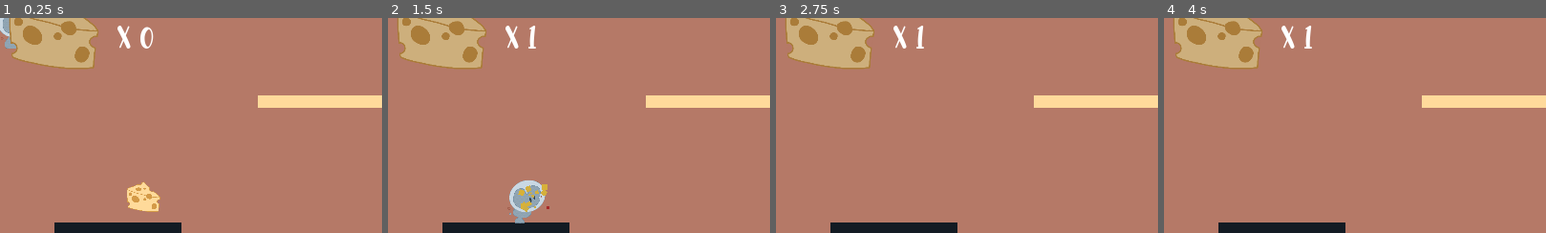
Above: before the commit, frames 1-4 (left to right).
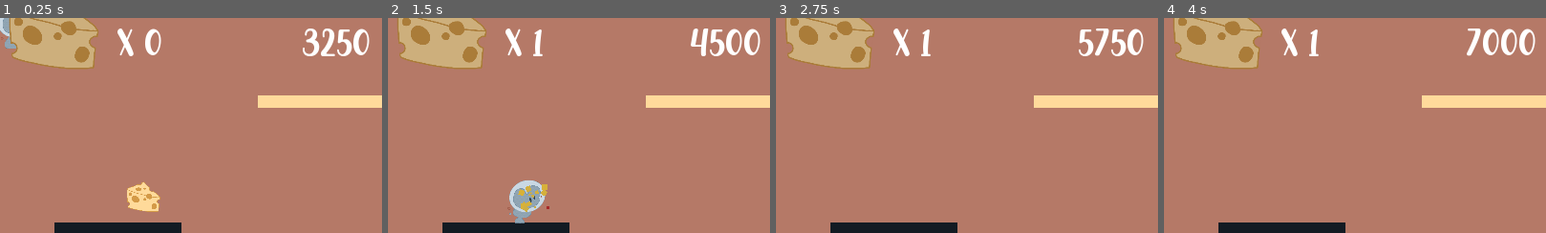
Above: after the commit, the same moments.

Repository: mightyminebuster/Github-GameOff-2020
Game: Godot game, scene res://Rooms/Demo1.tscn
The game is run twice, just before and just after one commit, with the same random seed, the same clock (stepped at 60 frames per second) and the same inputs.
Inputs (mouse positions are % of the whole screen's width and height, from its top left):
- Up to frame 1 (0.25 s): no input
- Up to frame 2 (1.5 s): move the mouse to (72, 45) at 0.52 s; hold D (move_right) from 0.53 s (still down); click (72, 45) at 0.6 s; tap Space (jump) at 0.77 s; move the mouse to (30, 55) at 1.27 s; click (30, 55) at 1.35 s
- Up to frame 3 (2.75 s): tap Space (jump) at 1.52 s; move the mouse to (60, 28) at 2.02 s; release D (move_right) at 2.03 s; hold A (move_left) from 2.03 s (still down); click (60, 28) at 2.1 s
- Up to frame 4 (4 s): move the mouse to (45, 70) at 2.77 s; release A (move_left) at 2.78 s; hold D (move_right) from 2.78 s (still down); click (45, 70) at 2.85 s; tap Space (jump) at 3.02, 3.77 s; move the mouse to (80, 65) at 3.52 s; click (80, 65) at 3.6 s
The pictures show only the part of the screen within x 1-51%, y 9-59%; the shares and areas given below are measured in that part.

The runs differ from the first frame. In frame 1, 1.7% of the frame differs, in the area x 30-97%, y 3-18%; in frame 2, 1.7%; in frame 3, 1.6%; in frame 4, 1.6%.

Commit message:
begining timer

Diff:
--- a/SourceCode/Autoload/Globals.gd
+++ b/SourceCode/Autoload/Globals.gd
@@ -6,3 +6,7 @@
 var player_default_gravity: int = 1700
 
 var coin_count = 0
+var timer = 0
+
+func _process(delta):
+	timer = OS.get_ticks_msec()
--- a/SourceCode/Objects/GUI/GUI.gd
+++ b/SourceCode/Objects/GUI/GUI.gd
@@ -2,3 +2,4 @@
 
 func _process(delta):
 	$RichTextLabel.text = "x " + String(Globals.coin_count)
+	$RichTextLabel2.text = String(Globals.timer)
--- a/SourceCode/Objects/GUI/GUI.tscn
+++ b/SourceCode/Objects/GUI/GUI.tscn
@@ -5,7 +5,7 @@
 [ext_resource path="res://Objects/GUI/GUI.gd" type="Script" id=3]
 
 [sub_resource type="DynamicFont" id=1]
-size = 80
+size = 100
 font_data = ExtResource( 2 )
 
 [node name="GUI" type="CanvasLayer"]
@@ -31,3 +31,14 @@
 __meta__ = {
 "_edit_use_anchors_": false
 }
+
+[node name="RichTextLabel2" type="RichTextLabel" parent="."]
+margin_left = 784.0
+margin_top = 96.0
+margin_right = 1280.0
+margin_bottom = 384.0
+custom_fonts/normal_font = SubResource( 1 )
+text = "00:00:00:00"
+__meta__ = {
+"_edit_use_anchors_": false
+}
